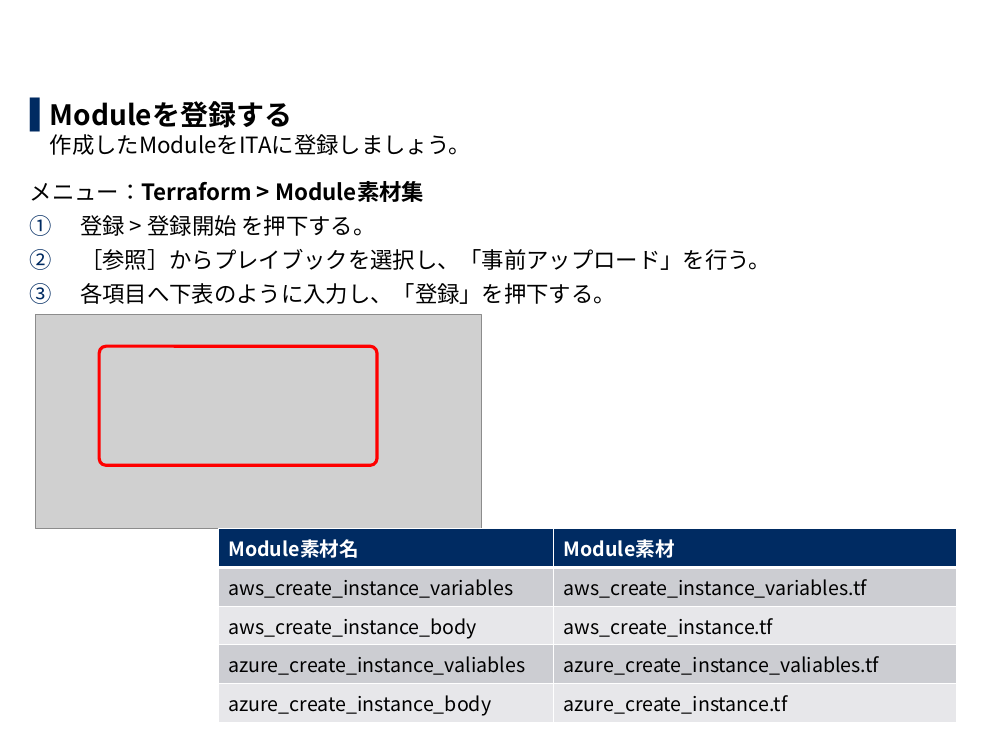
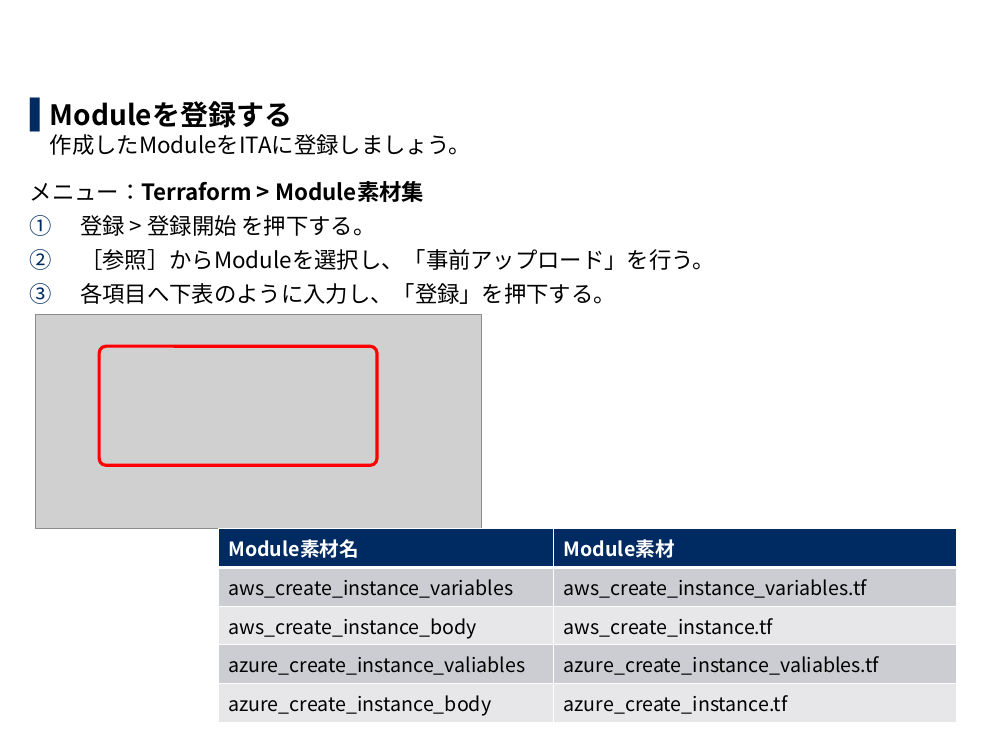
Before and after one commit to exastro-suite/it-automation-docs, a slide deck: slide 23 of asset/Learn_ja/ITA-Terraform-driver-practice_ja.pptx (slide 22 before the commit). Drawn at 1008x756 pixels with LibreOffice and Linux fonts; fonts in the diff are those of the drawing; grey boxes stand for pictures; background and template pictures are left out. Boxes give left, top, right and bottom in pixels: in the first picture for what was removed or moved away, otherwise in the second. Text is boxed around its words. In the diff, an @@ line names an element or a change of style, - is before the commit and + after.

```diff
--- a/asset/Learn_ja/ITA-Terraform-driver-practice_ja.pptx
+++ b/asset/Learn_ja/ITA-Terraform-driver-practice_ja.pptx
@@ text at <box>80,249,715,270</box>: text changed @@
-2. ［参照］からプレイブックを選択し、「事前アップロード」を行う。
+2. ［参照］からModuleを選択し、「事前アップロード」を行う。
```
Also in this commit, not shown: 20 other slides changed, 9 slides added, 1 other file.
